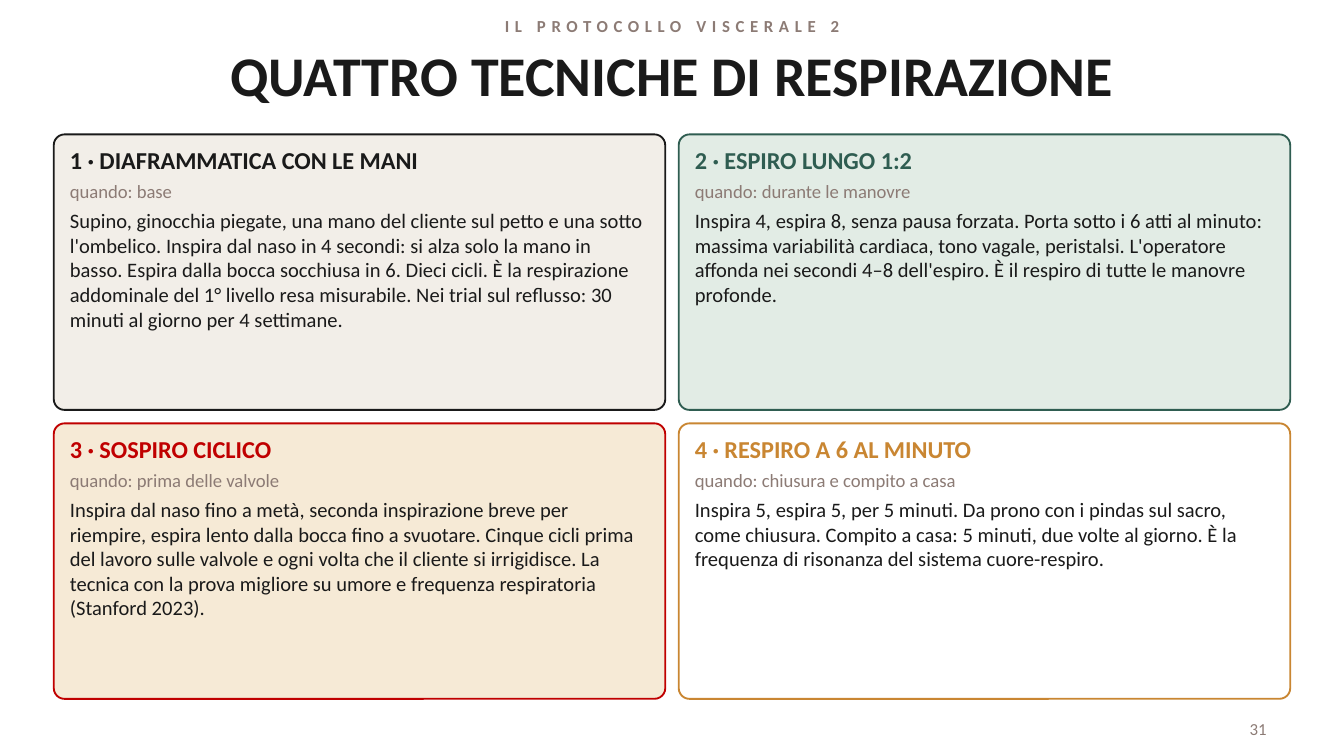
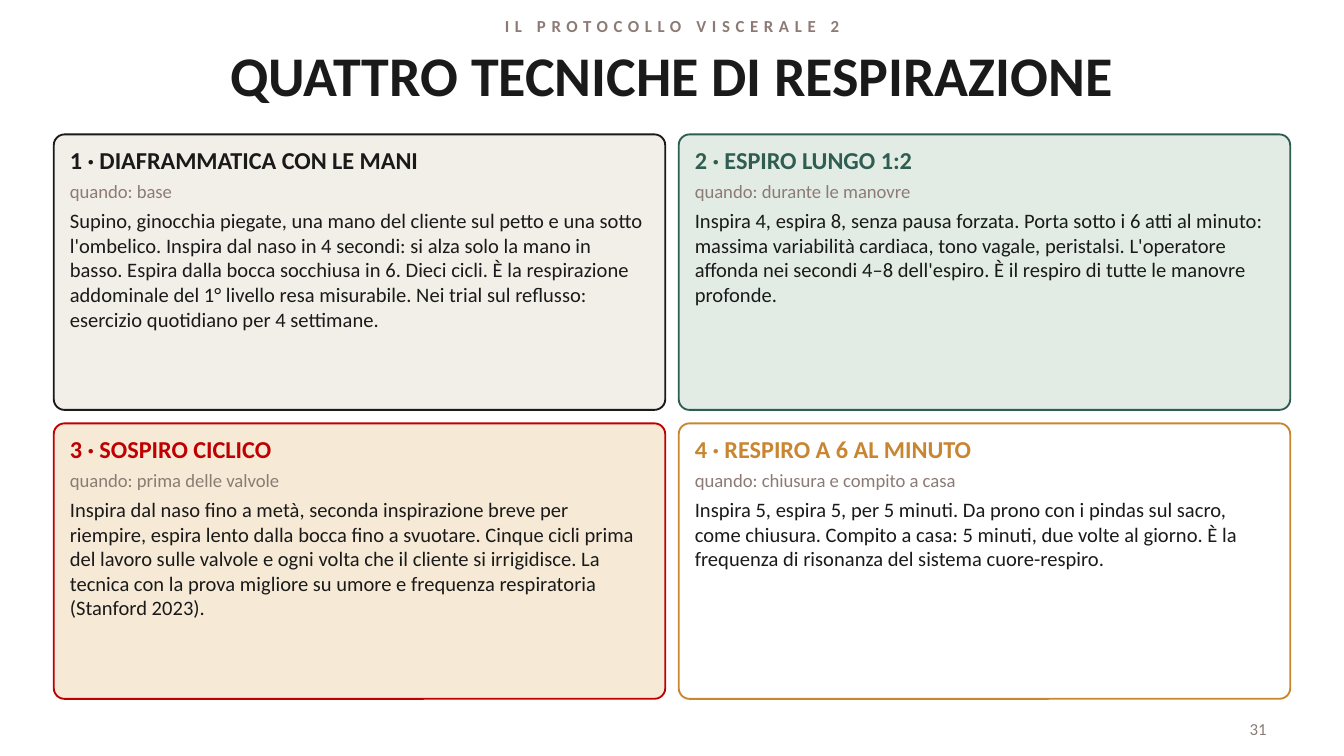
Before and after one commit to davidemcb/kinesiologia-studio, a slide deck: slide 31 of formazione/dispense/viscerale-2-livello.pptx. Drawn at 1344x756 pixels with LibreOffice and Linux fonts; fonts in the diff are those of the drawing. Boxes give left, top, right and bottom in pixels: in the first picture for what was removed or moved away, otherwise in the second. Text is boxed around its words. In the diff, an @@ line names an element or a change of style, - is before the commit and + after.

```diff
--- a/formazione/dispense/viscerale-2-livello.pptx
+++ b/formazione/dispense/viscerale-2-livello.pptx
@@ text at [70, 213, 643, 331]: text changed @@
-Supino, ginocchia piegate, una mano del cliente sul petto e una sotto l'ombelico. Inspira dal naso in 4 secondi: si alza solo la mano in basso. Espira dalla bocca socchiusa in 6. Dieci cicli. È la respirazione addominale del 1° livello resa misurabile. Nei trial sul reflusso: 30 minuti al giorno per 4 settimane.
+Supino, ginocchia piegate, una mano del cliente sul petto e una sotto l'ombelico. Inspira dal naso in 4 secondi: si alza solo la mano in basso. Espira dalla bocca socchiusa in 6. Dieci cicli. È la respirazione addominale del 1° livello resa misurabile. Nei trial sul reflusso: esercizio quotidiano per 4 settimane.
```
Also in this commit, not shown: 10 other slides changed, 1 other file.
